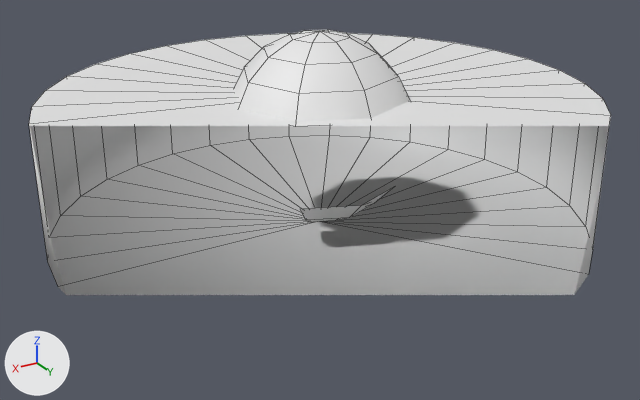
An edit to the COLLADA model data/cr/models/mine.dae, drawn before and after from the same camera.
The view is the same before and after, from a 50 mm camera at (0.317, 0.528, 0.231) aimed at (0.01, 0.017, -0.024). Every picture has the same lights, and +X, +Y and +Z are marked at lower left. Mesh edges are drawn as thin lines. Everything nearer to the camera than a plane just in front of the edit is cut away.
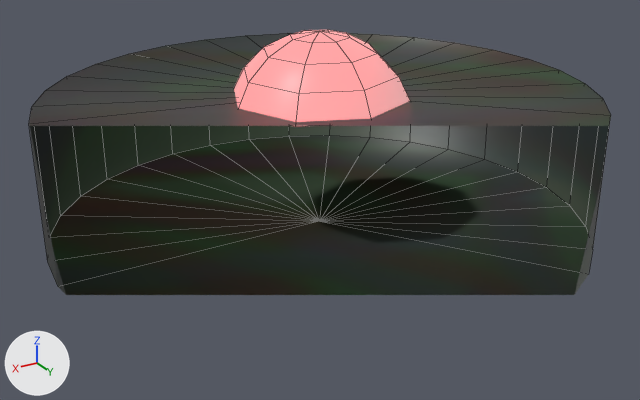
Commit message: New 3D model for mines

The change, as a list of edits to the scene's bpy script:
```text
Add img_mine_png:
    img_mine_png = load_image('mine.png', 'mine.png', 256, 256, 'sRGB')
Add mat_material:
    mat_material = principled_material('Material')
    mat_material.texture = img_mine_png
    mat_material.roughness = 0.44
Add mat_material_001:
    mat_material_001 = principled_material('Material.001')
    mat_material_001.texture = img_mine_png
    mat_material_001.roughness = 0.44
    mat_material_001.emission_color = (0.352, 0.352, 0.352)  # grey #a0a0a0
    mat_material_001.emission_strength = 1.0
Change me_sphere:
    used by ob_sphere; location = (0.0, 0.0, 0.0)
    remove me_sphere.from_pydata(...)  # 42 vertices, 36 faces; spans x -0.0666..0.0666, y -0.0666..0.0666, z -0.0411..0.0955
    add me_sphere.from_pydata(...)  # 33 vertices, 32 faces; spans x -0.0666..0.0666, y -0.0666..0.0666, z 0.0471..0.0955
    me_sphere part 1: the loose piece of 9 vertices spanning x -0.04..0.04, y 0.0153..0.0566, z -0.0411..-0.0156 is deleted
    me_sphere part 2: 32 faces spanning x -0.0666..0.0666, y -0.0666..0.0666, z 0.0471..0.0955 switch from no material to mat_material_001 (picture img_mine_png)
Change me_cylinder_001:
    where me_cylinder_001.from_pydata(...)  # 66 vertices, 96 faces; spans x -0.2..0.2, y -0.2..0.2, z -0.05..0.05
    used by ob_cylinder; location = (0.0, 0.0, 0.0)
    me_cylinder_001 part 3
    32 faces are deleted
    32 new faces join them
    me_cylinder_001 part 4: 96 faces spanning x -0.2..0.2, y -0.2..0.2, z -0.05..0.05 switch from no material to mat_material (picture img_mine_png)
```

Boxes [x1, y1, x2, y2] around the edits, measured in the pictures (640 x 400 px; the box of a moved part takes in the faces that stretch with it):
'Sphere', reshaped (49% shorter)
    before: [234, 30, 410, 222]
    after: [234, 30, 410, 127]
part 1 of me_sphere, deleted
    before: [300, 187, 394, 222]
part 2 of me_sphere, recoloured (white to pink)
    both: [234, 30, 410, 127]
part 3 of me_cylinder_001, moved or reshaped
    both: [29, 33, 611, 126]
part 4 of me_cylinder_001, recoloured (grey to black)
    both: [29, 123, 610, 295]
